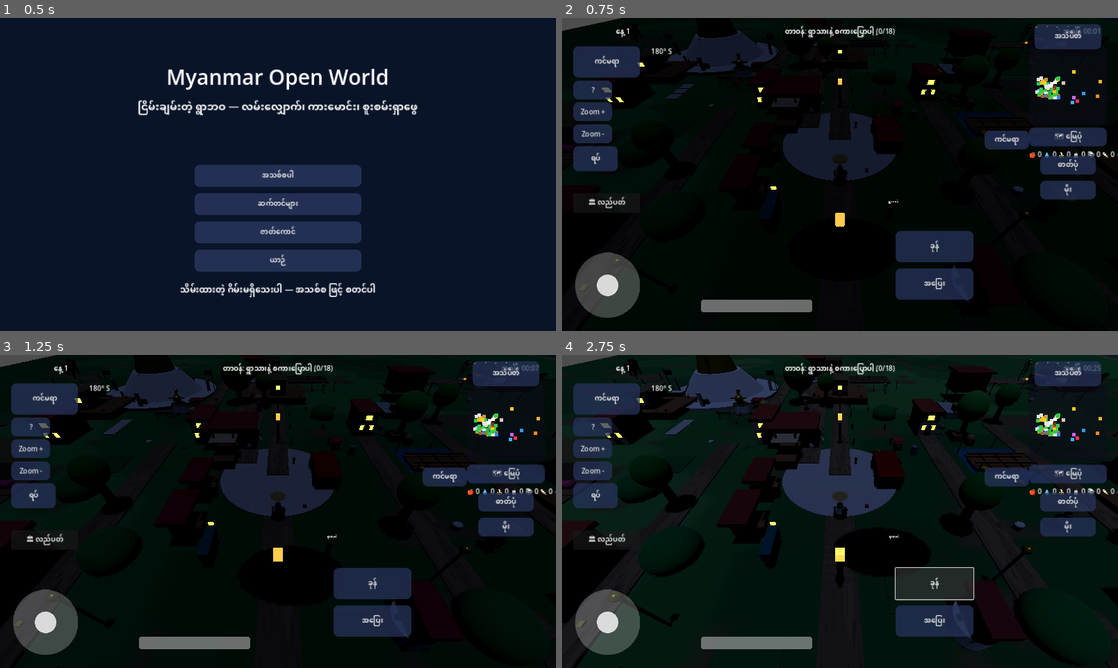
Above: before the commit, frames 1-4 (two rows, left to right).
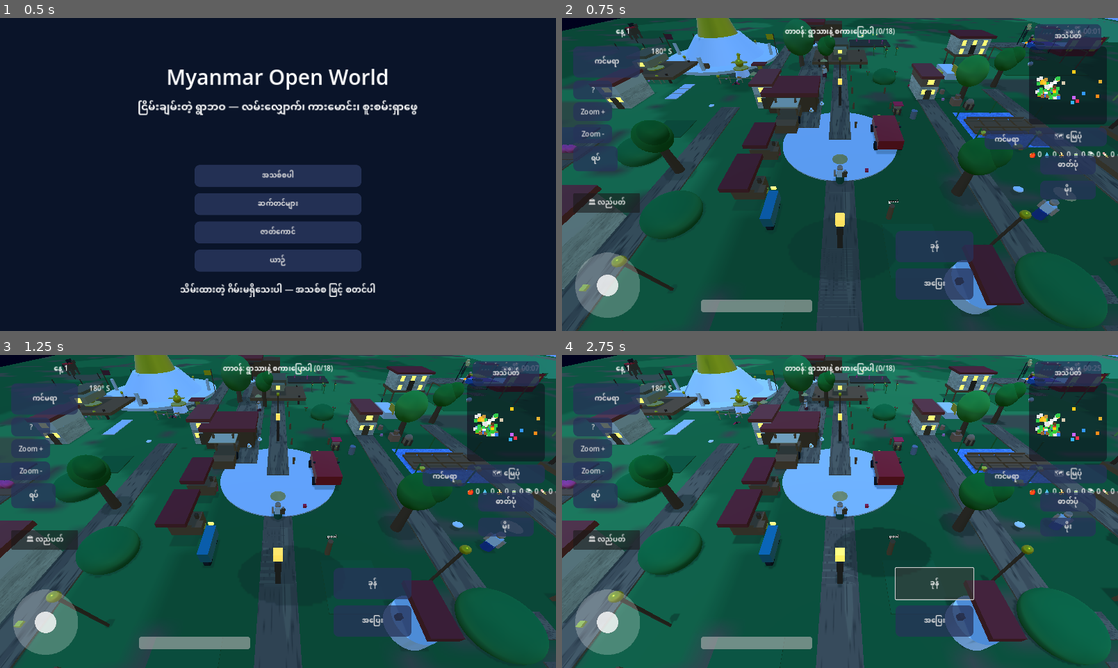
Above: after the commit, the same moments.

Repository: sudohlaingwin/gta-open-world
Game: Godot game, scene res://scenes/ui/main_menu.tscn
The game is run twice, just before and just after one commit, with the same random seed, the same clock (stepped at 60 frames per second) and the same inputs.
Inputs:
- Up to frame 1 (0.5 s): no input
- Up to frame 2 (0.75 s): click "အသစ်စပါ" at 0.5 s
- Up to frame 3 (1.25 s): no input
- Up to frame 4 (2.75 s): click "အပြေး" at 1.25 s; click "ခုန်" at 2 s

Frame 1 is identical in both runs. In frame 2, 91% of the frame differs, in the area x 0-100%, y 0-100%; in frame 3, 91%; in frame 4, 92%.

Commit message:
Slice 56: visual city overhaul (gradient sky, textured buildings, city blocks, water, night park) + owner redirect

Diff:
--- /dev/null
+++ b/city_night56.gd
@@ -0,0 +1,58 @@
+extends Node3D
+## Slice 56 night + water + cloud + fireworks controller.
+## Created at runtime by city_visual56.dress() as NightLights56,
+## a child of the world root, so DayNight is a sibling.
+## Same daylight rule as the rest of the game: night is
+## daylight < 0.15 (day_night.gd). No 24/7 lights: OmniLights
+## are hidden by day, fountains glow only at night, fireworks
+## show only at night. Water UV scroll and cloud drift run
+## at all hours (water movement is not a night effect).
+
+var _time: float = 0.0
+var _water_offset: Vector2 = Vector2.ZERO
+
+func _process(delta: float) -> void:
+	_time += delta
+	var world := get_parent()
+	if world == null:
+		return
+	var day := 1.0
+	var dn := world.get_node_or_null("DayNight")
+	if dn != null and dn.has_method("daylight"):
+		day = float(dn.call("daylight"))
+	var night: bool = day < 0.15
+	for child in get_children():
+		if child is OmniLight3D:
+			(child as OmniLight3D).visible = night
+	var pond := world.get_node_or_null("Pond") as MeshInstance3D
+	if pond != null:
+		var wmat := pond.get_surface_override_material(0) as StandardMaterial3D
+		if wmat != null:
+			_water_offset.x = fmod(_water_offset.x + delta * 0.02, 1.0)
+			_water_offset.y = fmod(_water_offset.y + delta * 0.01, 1.0)
+			wmat.uv1_offset = Vector3(_water_offset.x, _water_offset.y, 0.0)
+	for child in world.get_children():
+		var nm := String(child.name)
+		if nm.begins_with("Fountain56"):
+			for grand in child.get_children():
+				if grand is MeshInstance3D and String(grand.name) == "FountainWater56":
+					var fmat := (grand as MeshInstance3D).get_surface_override_material(0) as StandardMaterial3D
+					if fmat != null:
+						fmat.emission_enabled = night
+		elif nm.begins_with("Cloud56"):
+			var c := child as Node3D
+			c.position.x += delta * 1.0
+			if c.position.x > 250.0:
+				c.position.x = -70.0
+	var fw := world.get_node_or_null("Fireworks56") as Node3D
+	if fw != null:
+		fw.visible = night
+		if night:
+			var active: int = int(_time / 2.0) % 3
+			var idx := 0
+			for cluster in fw.get_children():
+				if cluster is Node3D:
+					(cluster as Node3D).visible = idx == active
+					var s: float = 1.0 + sin(_time * 3.0) * 0.25
+					(cluster as Node3D).scale = Vector3(s, s, s)
+					idx += 1
--- /dev/null
+++ b/city_visual56.gd
@@ -0,0 +1,427 @@
+## Slice 56 visual city overhaul: ORIGINAL procedural models only.
+## No class_name, by design (same reason as village_dressing.gd:
+## a new class_name needs a regenerated .godot global-class cache,
+## and a stale cache breaks preload references in a fresh clone).
+## player.gd loads this file with preload("res://city_visual56.gd").
+## Runs once at world spawn from player._ready, after Slice 53
+## village dressing. Everything here is visual-only EXCEPT the new
+## city-block colliders, which match their visual footprints exactly
+## (Slice 38 solidity rule: a visible building must not be walkable
+## through). No scene file is touched, so main.tscn load_steps is
+## unchanged. Night gating reuses the existing daylight rule:
+## window heads use DayNight's window_material (emission on only
+## when daylight < 0.15), streetlight OmniLights and fountains are
+## toggled by city_night56.gd on the same rule. This is a big
+## stylised-to-realistic step, NOT photorealism and NOT a measured
+## FPS claim: how it looks on a phone is the owner's V60 verdict.
+## Honest scope: village centre + Mindon district buildings are
+## upgraded; the rest of the world keeps its existing dressing.
+## No external assets, no copied content: all textures are
+## generated in code below (plaster, ripple, grass is Slice 53).
+
+static var _window_mesh: BoxMesh = null
+static var _door_mesh: BoxMesh = null
+static var _door_mat: StandardMaterial3D = null
+static var _trim_mat: StandardMaterial3D = null
+static var _water_mat: StandardMaterial3D = null
+static var _plaster: Array = []
+
+static func _hash01(s: String) -> float:
+	return float(abs(s.hash()) % 1000) / 1000.0
+
+static func _noise2(x: float, y: float) -> float:
+	var xi: int = int(floor(x))
+	var yi: int = int(floor(y))
+	var xf: float = x - floor(x)
+	var yf: float = y - floor(y)
+	var u: float = xf * xf * (3.0 - 2.0 * xf)
+	var v: float = yf * yf * (3.0 - 2.0 * yf)
+	var h := func(ix: int, iy: int) -> float:
+		var n := (ix * 374761393 + iy * 668265263) & 0x7fffffff
+		n = (n ^ (n >> 13)) * 1274126177
+		return float((n ^ (n >> 16)) & 0xffffff) / float(0xffffff)
+	var a: float = float(h.call(xi, yi))
+	var b: float = float(h.call(xi + 1, yi))
+	var c: float = float(h.call(xi + 1, yi + 1))
+	var d: float = float(h.call(xi, yi + 1))
+	return (a + (b - a) * u + (c - a) * v + (a - b - c + d) * u * v)
+
+static func _make_plaster(base: Color) -> ImageTexture:
+	var size := 256
+	var img := Image.create(size, size, false, Image.FORMAT_RGBA8)
+	for y in size:
+		for x in size:
+			var n: float = _noise2(x / 24.0, y / 24.0) * 0.7 + _noise2(x / 7.0, y / 7.0) * 0.3
+			var col: Color = base.lerp(Color(0.0, 0.0, 0.0, 1.0), (0.5 - n) * 0.35)
+			if y % 32 == 0:
+				col = col.darkened(0.12)
+			if _noise2(x / 3.0 + 40.0, y / 3.0) > 0.82:
+				col = col.darkened(0.15)
+			img.set_pixel(x, y, col)
+	return ImageTexture.create_from_image(img)
+
+static func _make_ripple() -> ImageTexture:
+	var size := 128
+	var img := Image.create(size, size, false, Image.FORMAT_RGBA8)
+	for y in size:
+		for x in size:
+			var n: float = _noise2(x / 10.0, y / 10.0) * 0.6 + _noise2(x / 4.0 + 20.0, y / 4.0) * 0.4
+			var col: Color = Color(0.55, 0.72, 0.90, 1.0).lerp(Color(0.15, 0.35, 0.60, 1.0), n)
+			img.set_pixel(x, y, col)
+	return ImageTexture.create_from_image(img)
+
+static func _shared() -> void:
+	if _window_mesh != null:
+		return
+	_window_mesh = BoxMesh.new()
+	_window_mesh.size = Vector3(0.55, 0.7, 0.06)
+	_door_mesh = BoxMesh.new()
+	_door_mesh.size = Vector3(0.8, 1.4, 0.08)
+	_door_mat = StandardMaterial3D.new()
+	_door_mat.albedo_color = Color(0.30, 0.20, 0.10, 1.0)
+	_door_mat.roughness = 0.9
+	_trim_mat = StandardMaterial3D.new()
+	_trim_mat.albedo_color = Color(0.92, 0.90, 0.85, 1.0)
+	_trim_mat.roughness = 0.85
+	_water_mat = StandardMaterial3D.new()
+	_water_mat.albedo_color = Color(1.0, 1.0, 1.0, 1.0)
+	_water_mat.albedo_texture = _make_ripple()
+	_water_mat.transparency = BaseMaterial3D.TRANSPARENCY_ALPHA
+	_water_mat.roughness = 0.08
+	_water_mat.metallic = 0.15
+	_water_mat.uv1_scale = Vector3(3.0, 3.0, 1.0)
+	var bases: Array = [
+		Color(0.88, 0.82, 0.68, 1.0),
+		Color(0.72, 0.42, 0.36, 1.0),
+		Color(0.90, 0.78, 0.48, 1.0),
+		Color(0.72, 0.82, 0.88, 1.0),
+		Color(0.95, 0.93, 0.88, 1.0),
+	]
+	for base in bases:
+		var mat := StandardMaterial3D.new()
+		mat.albedo_color = Color(1.0, 1.0, 1.0, 1.0)
+		mat.albedo_texture = _make_plaster(base)
+		mat.roughness = 0.95
+		_plaster.append(mat)
+
+static func _find_node(world: Node, nm: String) -> Node:
+	var stack: Array = [world]
+	while not stack.is_empty():
+		var node: Node = stack.pop_back()
+		if String(node.name) == nm:
+			return node
+		for child in node.get_children():
+			stack.push_back(child)
+	return null
+
+static func _add_box(parent: Node3D, mesh: BoxMesh, mat: Material, pos: Vector3, nm: String) -> void:
+	var m := MeshInstance3D.new()
+	m.name = nm
+	m.mesh = mesh
+	m.position = pos
+	if mat != null:
+		m.set_surface_override_material(0, mat)
+	parent.add_child(m)
+
+static func _window_grid(wall: MeshInstance3D, win_mat: Material, cols: int, floors: int) -> int:
+	var mesh := wall.mesh as BoxMesh
+	if mesh == null:
+		return 0
+	var sx: float = mesh.size.x
+	var sy: float = mesh.size.y
+	var sz: float = mesh.size.z
+	var count := 0
+	for side in [-1.0, 1.0]:
+		for f in floors:
+			var wy: float = -sy * 0.5 + (float(f) + 0.5) * (sy / float(floors))
+			for c in cols:
+				var wx: float = -sx * 0.5 + (float(c) + 0.5) * (sx / float(cols))
+				_add_box(wall, _window_mesh, win_mat, Vector3(wx, wy, side * (sz * 0.5 + 0.04)), "Win56_%d_%d_%d" % [int(side), f, c])
+				count += 1
+	return count
+
+static func _trim_and_door(wall: MeshInstance3D, win_mat: Material) -> void:
+	var mesh := wall.mesh as BoxMesh
+	if mesh == null:
+		return
+	var sx: float = mesh.size.x
+	var sy: float = mesh.size.y
+	var sz: float = mesh.size.z
+	var trim := BoxMesh.new()
+	trim.size = Vector3(sx + 0.3, 0.3, sz + 0.3)
+	_add_box(wall, trim, _trim_mat, Vector3(0.0, sy * 0.5 + 0.12, 0.0), "Trim56")
+	_add_box(wall, _door_mesh, _door_mat, Vector3(0.0, -sy * 0.5 + 0.7, sz * 0.5 + 0.04), "Door56")
+
+static func _dress_wall(mi: MeshInstance3D, win_mat: Material, variant: int, cols: int, floors: int) -> int:
+	var mesh := mi.mesh as BoxMesh
+	if mesh == null:
+		return 0
+	var mat: Material = _plaster[variant % _plaster.size()]
+	mi.set_surface_override_material(0, mat)
+	var n: int = _window_grid(mi, win_mat, cols, floors)
+	_trim_and_door(mi, win_mat)
+	return n
+
+static func _add_city_block(world: Node3D, win_mat: Material, nm: String, x: float, z: float, w: float, h: float, d: float, variant: int, spire: bool) -> void:
+	var group := Node3D.new()
+	group.name = nm
+	group.position = Vector3(x, 0.0, z)
+	world.call_deferred("add_child", group)
+	var walls := MeshInstance3D.new()
+	walls.name = nm + "Walls"
+	var bm := BoxMesh.new()
+	bm.size = Vector3(w, h, d)
+	walls.mesh = bm
+	walls.position = Vector3(0.0, h * 0.5, 0.0)
+	walls.set_surface_override_material(0, _plaster[variant % _plaster.size()])
+	group.add_child(walls)
+	var cols: int = maxi(2, int(w / 3.0))
+	var floors: int = maxi(2, int(h / 3.0))
+	_window_grid(walls, win_mat, cols, floors)
+	_trim_and_door(walls, win_mat)
+	if spire:
+		var cone := MeshInstance3D.new()
+		cone.name = nm + "Spire"
+		var cm := CylinderMesh.new()
+		cm.top_radius = 0.0
+		cm.bottom_radius = 1.1
+		cm.height = 4.0
+		cm.radial_segments = 8
+		cone.mesh = cm
+		cone.position = Vector3(0.0, h + 2.0, 0.0)
+		var sm := StandardMaterial3D.new()
+		sm.albedo_color = Color(0.95, 0.95, 0.92, 1.0)
+		sm.roughness = 0.8
+		cone.set_surface_override_material(0, sm)
+		group.add_child(cone)
+	var body := StaticBody3D.new()
+	body.name = nm + "Solid"
+	body.collision_layer = 1
+	group.add_child(body)
+	var shape := CollisionShape3D.new()
+	shape.name = nm + "Shape"
+	var bs := BoxShape3D.new()
+	bs.size = Vector3(w, h, d)
+	shape.shape = bs
+	shape.position = Vector3(0.0, h * 0.5, 0.0)
+	body.add_child(shape)
+
+static func _add_fountain(world: Node3D, nm: String, x: float, z: float) -> void:
+	var group := Node3D.new()
+	group.name = nm
+	group.position = Vector3(x, 0.0, z)
+	world.call_deferred("add_child", group)
+	var basin := MeshInstance3D.new()
+	basin.name = nm + "Basin"
+	var bm := BoxMesh.new()
+	bm.size = Vector3(3.4, 0.4, 3.4)
+	basin.mesh = bm
+	basin.position = Vector3(0.0, 0.2, 0.0)
+	var bm_mat := StandardMaterial3D.new()
+	bm_mat.albedo_color = Color(0.75, 0.75, 0.72, 1.0)
+	bm_mat.roughness = 0.9
+	basin.set_surface_override_material(0, bm_mat)
+	group.add_child(basin)
+	var water := MeshInstance3D.new()
+	water.name = "FountainWater56"
+	var wm := BoxMesh.new()
+	wm.size = Vector3(3.0, 0.12, 3.0)
+	water.mesh = wm
+	water.position = Vector3(0.0, 0.42, 0.0)
+	var wmat := StandardMaterial3D.new()
+	wmat.albedo_color = Color(0.20, 0.55, 0.95, 1.0)
+	wmat.emission_enabled = false
+	wmat.emission = Color(0.20, 0.55, 1.0, 1.0)
+	wmat.emission_energy_multiplier = 1.2
+	water.set_surface_override_material(0, wmat)
+	group.add_child(water)
+	var jet_idx := 0
+	for jx in [-0.8, 0.0, 0.8]:
+		var jet := MeshInstance3D.new()
+		jet.name = "FountainJet56_%d" % jet_idx
+		jet_idx += 1
+		var jm := BoxMesh.new()
+		jm.size = Vector3(0.12, 1.0, 0.12)
+		jet.mesh = jm
+		jet.position = Vector3(jx, 0.9, 0.0)
+		var jmat := StandardMaterial3D.new()
+		jmat.albedo_color = Color(0.85, 0.93, 1.0, 0.85)
+		jmat.transparency = BaseMaterial3D.TRANSPARENCY_ALPHA
+		jet.set_surface_override_material(0, jmat)
+		group.add_child(jet)
+
+static func dress(world: Node) -> void:
+	if world == null:
+		return
+	if world.get_node_or_null("City56Applied") != null:
+		return
+	_shared()
+	var win_mat: Material = null
+	var dn := world.get_node_or_null("DayNight")
+	if dn != null:
+		win_mat = dn.get("window_material") as Material
+	if win_mat == null:
+		win_mat = StandardMaterial3D.new()
+		(win_mat as StandardMaterial3D).albedo_color = Color(0.10, 0.12, 0.16, 1.0)
+	var env_node := world.get_node_or_null("WorldEnvironment56")
+	if env_node == null:
+		var we := WorldEnvironment.new()
+		we.name = "WorldEnvironment56"
+		var env := Environment.new()
+		env.background_mode = Environment.BG_SKY
+		var sky := Sky.new()
+		var smat := ProceduralSkyMaterial.new()
+		smat.sky_top_color = Color(0.30, 0.58, 0.95, 1.0)
+		smat.sky_horizon_color = Color(0.70, 0.82, 1.0, 1.0)
+		smat.ground_bottom_color = Color(0.25, 0.35, 0.25, 1.0)
+		smat.ground_horizon_color = Color(0.55, 0.60, 0.55, 1.0)
+		sky.sky_material = smat
+		env.sky = sky
+		we.environment = env
+		world.call_deferred("add_child", we)
+	for wname in ["Pond", "River13", "MindonWaterNS", "MindonWaterNorth", "MindonWaterSW"]:
+		var mi := world.get_node_or_null(wname) as MeshInstance3D
+		if mi != null:
+			mi.set_surface_override_material(0, _water_mat)
+	var wall_defs: Array = [
+		["MindonTempleWalls", 0, 3, 2],
+		["MindonHospitalWalls", 4, 3, 2],
+		["MindonPostWalls", 2, 3, 2],
+		["MindonEduWalls", 3, 3, 2],
+		["MindonMRTVWalls", 0, 3, 2],
+		["MindonShopsWalls", 1, 3, 2],
+		["House6Walls", 0, 3, 2],
+		["House7_17", 2, 3, 2],
+		["House8_18", 0, 3, 2],
+		["StiltWalls13", 0, 3, 2],
+		["StiltWalls15_4", 2, 3, 2],
+	]
+	for def in wall_defs:
+		var mi2 := _find_node(world, String(def[0])) as MeshInstance3D
+		if mi2 != null:
+			_dress_wall(mi2, win_mat, int(def[1]), int(def[2]), int(def[3]))
+	var stack: Array = [world]
+	while not stack.is_empty():
+		var node: Node = stack.pop_back()
+		for child in node.get_children():
+			stack.push_back(child)
+		if not (node is MeshInstance3D):
+			continue
+		var mi3 := node as MeshInstance3D
+		if String(mi3.name) == "DressWall53":
+			var h: float = _hash01(String(mi3.get_parent().name) if mi3.get_parent() != null else "house")
+			mi3.set_surface_override_material(0, _plaster[int(h * 5.0) % _plaster.size()])
+		elif String(mi3.name).begins_with("TreeTop"):
+			var h2: float = _hash01(String(mi3.name))
+			if h2 < 0.5:
+				var canopy := MeshInstance3D.new()
+				canopy.name = "Canopy56"
+				var sm2 := SphereMesh.new()
+				sm2.radius = 0.9
+				sm2.height = 1.8
+				canopy.mesh = sm2
+				canopy.position = Vector3(0.5, 0.5, 0.3)
+				var cm2 := StandardMaterial3D.new()
+				cm2.albedo_color = Color(0.10 + h2 * 0.15, 0.45 + h2 * 0.20, 0.12, 1.0)
+				cm2.roughness = 1.0
+				canopy.set_surface_override_material(0, cm2)
+				mi3.add_child(canopy)
+	var street_names: Array = ["MindonLinkRoad", "MindonStreet1", "MindonStreet2", "MindonStreet3", "MindonStreet4", "MindonStreet5", "MindonStreet6"]
+	for sname in street_names:
+		var st := _find_node(world, String(sname)) as MeshInstance3D
+		if st == null:
+			continue
+		var smesh := st.mesh as BoxMesh
+		if smesh == null:
+			continue
+		var length: float = smesh.size.x * st.scale.x
+		var width: float = smesh.size.z * st.scale.z
+		var base_pos: Vector3 = st.global_position
+		var dashes: int = int(length / 4.0)
+		for i in dashes:
+			var dash := MeshInstance3D.new()
+			dash.name = "Lane56_%d_%d" % [int(sname.hash() % 100), i]
+			var dm := BoxMesh.new()
+			dm.size = Vector3(2.0, 0.02, 0.18)
+			dash.mesh = dm
+			dash.position = Vector3(base_pos.x - length * 0.5 + (float(i) + 0.5) * 4.0, 0.18, base_pos.z)
+			var dmat := StandardMaterial3D.new()
+			dmat.albedo_color = Color(0.95, 0.85, 0.25, 1.0)
+			dash.set_surface_override_material(0, dmat)
+			world.call_deferred("add_child", dash)
+		for side in [-1.0, 1.0]:
+			var curb := MeshInstance3D.new()
+			curb.name = "Curb56_%d_%d" % [int(sname.hash() % 100), int(side)]
+			var cm3 := BoxMesh.new()
+			cm3.size = Vector3(length, 0.18, 0.6)
+			curb.mesh = cm3
+			curb.position = Vector3(base_pos.x, 0.12, base_pos.z + side * (width * 0.5 + 0.3))
+			var cmat := StandardMaterial3D.new()
+			cmat.albedo_color = Color(0.68, 0.68, 0.65, 1.0)
+			cmat.roughness = 1.0
+			curb.set_surface_override_material(0, cmat)
+			world.call_deferred("add_child", curb)
+	_add_city_block(world, win_mat, "CityBlock56A", 130.0, -12.0, 10.0, 11.0, 8.0, 0, false)
+	_add_city_block(world, win_mat, "CityBlock56B", 160.0, -12.0, 8.0, 14.0, 8.0, 1, true)
+	_add_city_block(world, win_mat, "CityBlock56C", 190.0, -12.0, 10.0, 9.0, 8.0, 2, false)
+	_add_city_block(world, win_mat, "CityBlock56D", 130.0, 12.0, 8.0, 10.0, 8.0, 3, false)
+	_add_city_block(world, win_mat, "CityBlock56E", 170.0, 12.0, 10.0, 12.0, 8.0, 4, false)
+	_add_city_block(world, win_mat, "CityBlock56F", 200.0, 12.0, 8.0, 8.0, 8.0, 2, false)
+	_add_fountain(world, "Fountain56A", 150.0, -22.0)
+	_add_fountain(world, "Fountain56B", 182.0, -22.0)
+	var night := Node3D.new()
+	night.name = "NightLights56"
+	night.set_script(load("res://city_night56.gd"))
+	world.call_deferred("add_child", night)
+	for li in 4:
+		var lamp := OmniLight3D.new()
+		lamp.name = "StreetOmni56_%d" % li
+		lamp.light_energy = 1.4
+		lamp.light_color = Color(1.0, 0.85, 0.55, 1.0)
+		lamp.omni_range = 14.0
+		lamp.position = Vector3(125.0 + float(li) * 25.0, 4.5, 0.0)
+		night.add_child(lamp)
+	var fw := Node3D.new()
+	fw.name = "Fireworks56"
+	fw.position = Vector3(165.0, 28.0, -35.0)
+	fw.visible = false
+	world.call_deferred("add_child", fw)
+	for ci in 3:
+		var cluster := Node3D.new()
+		cluster.name = "Burst56_%d" % ci
+		cluster.position = Vector3(float(ci) * 8.0 - 8.0, 0.0, 0.0)
+		fw.add_child(cluster)
+		var cols: Array = [Color(1.0, 0.25, 0.25, 1.0), Color(1.0, 0.85, 0.25, 1.0), Color(0.25, 0.65, 1.0, 1.0)]
+		for si in 5:
+			var spark := MeshInstance3D.new()
+			spark.name = "Spark56"
+			var ssm := SphereMesh.new()
+			ssm.radius = 0.25
+			ssm.height = 0.5
+			spark.mesh = ssm
+			var ang: float = float(si) * 1.2566
+			spark.position = Vector3(cos(ang) * 2.5, sin(ang) * 2.5, 0.0)
+			var smat2 := StandardMaterial3D.new()
+			smat2.albedo_color = cols[ci]
+			smat2.emission_enabled = true
+			smat2.emission = cols[ci]
+			smat2.emission_energy_multiplier = 2.0
+			spark.set_surface_override_material(0, smat2)
+			cluster.add_child(spark)
+	for ci2 in 3:
+		var cloud := MeshInstance3D.new()
+		cloud.name = "Cloud56_%d" % ci2
+		var csm := SphereMesh.new()
+		csm.radius = 6.0
+		csm.height = 3.0
+		cloud.mesh = csm
+		cloud.position = Vector3(-40.0 + float(ci2) * 60.0, 42.0, -60.0 + float(ci2) * 20.0)
+		cloud.scale = Vector3(2.0, 0.5, 1.0)
+		var cmat2 := StandardMaterial3D.new()
+		cmat2.albedo_color = Color(1.0, 1.0, 1.0, 0.9)
+		cmat2.transparency = BaseMaterial3D.TRANSPARENCY_ALPHA
+		cloud.set_surface_override_material(0, cmat2)
+		world.call_deferred("add_child", cloud)
+	var marker := Node3D.new()
+	marker.name = "City56Applied"
+	world.call_deferred("add_child", marker)
--- a/day_night.gd
+++ b/day_night.gd
@@ -27,6 +27,26 @@
 		return Color(1.0, 0.75, 0.45).lerp(Color(1.0, 1.0, 1.0), t)
 	return Color(0.45, 0.55, 0.85)
 
+func _sky_top_for_daylight(day: float) -> Color:
+	var noon := Color(0.30, 0.58, 0.95, 1.0)
+	var sunset := Color(0.42, 0.32, 0.62, 1.0)
+	var night := Color(0.02, 0.03, 0.12, 1.0)
+	if day >= 0.6:
+		return sunset.lerp(noon, (day - 0.6) / 0.4)
+	if day >= 0.15:
+		return sunset.lerp(noon, (day - 0.15) / 0.45)
+	return night.lerp(sunset, day / 0.15)
+
+func _sky_horizon_for_daylight(day: float) -> Color:
+	var noon := Color(0.70, 0.82, 1.0, 1.0)
+	var sunset := Color(1.0, 0.52, 0.30, 1.0)
+	var night := Color(0.07, 0.07, 0.18, 1.0)
+	if day >= 0.6:
+		return sunset.lerp(noon, (day - 0.6) / 0.4)
+	if day >= 0.15:
+		return sunset.lerp(noon, (day - 0.15) / 0.45)
+	return night.lerp(sunset, day / 0.15)
+
 func _process(delta: float) -> void:
 	time += delta
 	var angle := fmod(time / day_length_seconds * 360.0, 360.0)
@@ -43,6 +63,18 @@
 	var dl := sun as DirectionalLight3D
 	if dl != null:
 		dl.light_color = _sun_color_for_daylight(day)
+	# Slice 56 sky: gradient sky colours follow the same daylight
+	# value (noon blue, low-sun pink/orange sunset, night dark).
+	# The WorldEnvironment56 node is created at runtime by
+	# city_visual56.dress(); if it is absent this is a no-op.
+	var env56 := get_parent().get_node_or_null("WorldEnvironment56") as WorldEnvironment
+	if env56 != null and env56.environment != null and env56.environment.sky != null:
+		var smat := env56.environment.sky.sky_material as ProceduralSkyMaterial
+		if smat != null:
+			smat.sky_top_color = _sky_top_for_daylight(day)
+			smat.sky_horizon_color = _sky_horizon_for_daylight(day)
+			smat.ground_bottom_color = Color(0.02, 0.03, 0.12, 1.0) if day < 0.15 else Color(0.25, 0.35, 0.25, 1.0)
+			smat.ground_horizon_color = Color(0.07, 0.07, 0.18, 1.0) if day < 0.15 else Color(0.55, 0.60, 0.55, 1.0)
 	# Night window lights: one shared emissive material on every
 	# window mesh, toggled by the same < 0.15 dark rule. No new
 	# lights per window, so this costs one material flag flip.
--- a/player.gd
+++ b/player.gd
@@ -1,5 +1,6 @@
 extends CharacterBody3D
 const DressingScript = preload("res://village_dressing.gd")
+const City56Script = preload("res://city_visual56.gd")
 ## Slice 2 player: walk + sprint + jump + enter/exit car AND cart.
 ## Walk: arrow keys / WASD, or the touch joystick (touch_vector).
 ## Slice 8 action HUD (TOUCH-FIRST — this is a mobile game):
@@ -345,6 +346,11 @@
 	# global-class cache, and a stale cache breaks this script's
 	# parse in a fresh clone.
 	DressingScript.dress(get_parent())
+	# Slice 56 visual city overhaul (sky, water, textured
+	# buildings, trees, roads, streetlights, night park).
+	# Runs after Slice 53 dressing so it textures the walls
+	# Slice 53 added. Runtime-only: no scene file is touched.
+	City56Script.dress(get_parent())
 
 
 ## Slice 49: the shared map transform reads the live ground plane
